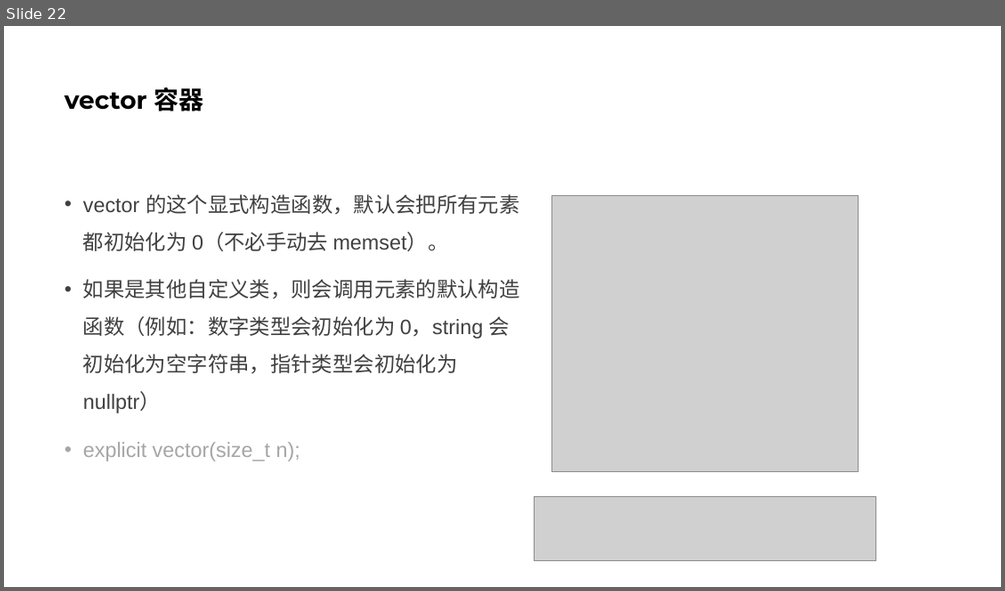
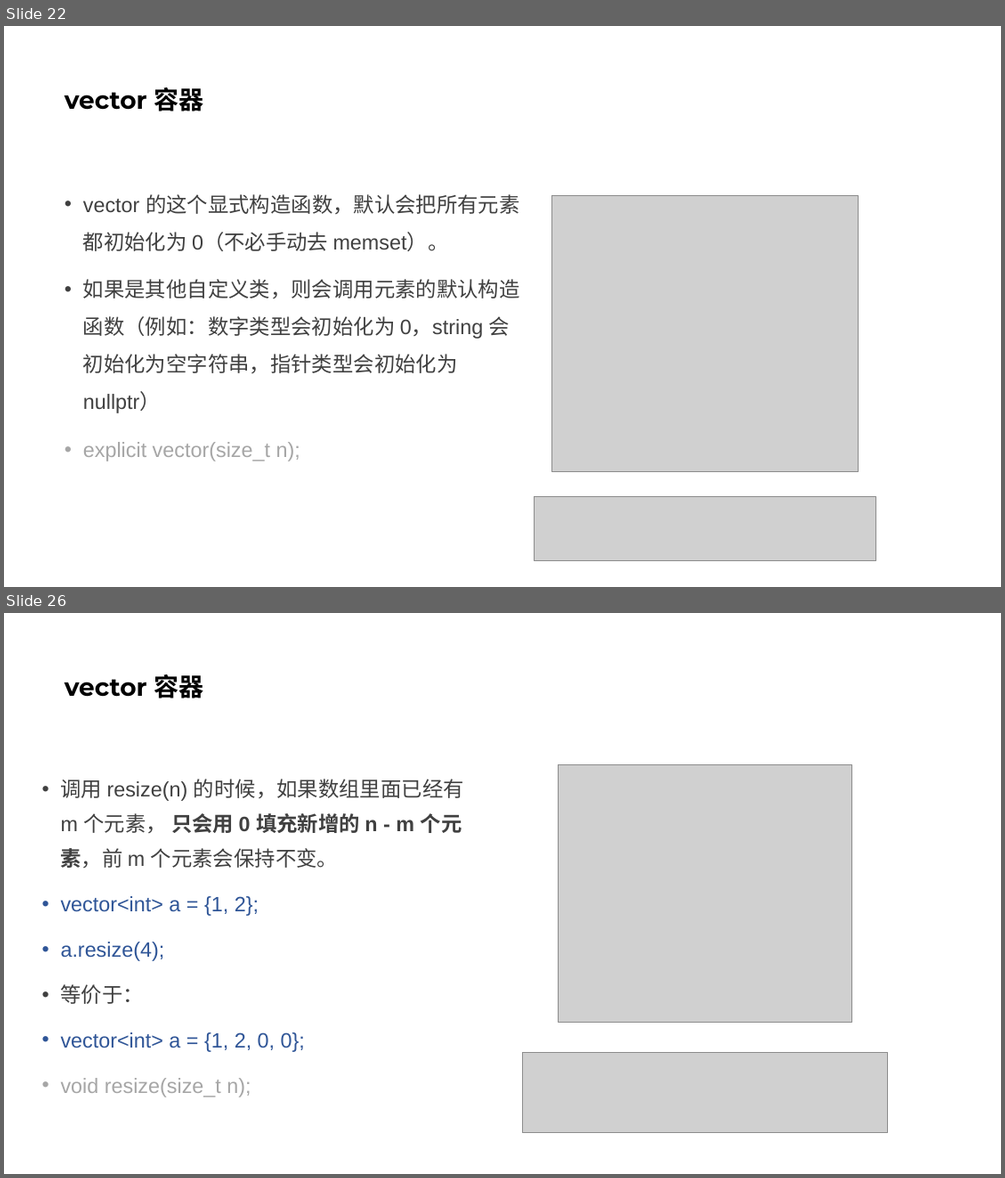
Before and after one commit to parallel101/course, a slide deck: 13/slides.pptx. Shown one above the other, each under a label of ours: slide 22 before the commit, slides 22 and 26 after it; the slides between them are not shown. The pictures are 1005x591 and 1005x1178 pixels, drawn with LibreOffice and Linux fonts; fonts in the diff are those of the drawing; grey boxes stand for pictures. Boxes give left, top, right and bottom in pixels: in the first picture for what was removed or moved away, otherwise in the second. Text is boxed around its words. In the diff, an @@ line names an element or a change of style, - is before the commit and + after.

```diff
--- a/13/slides.pptx
+++ b/13/slides.pptx
@@ slide 26 added at [4, 613, 1001, 1174], background #FFFFFF @@
@@ title added at [65, 674, 204, 698], 24 pt, text #000000, bold @@
+vector 容器
@@ picture added at [558, 765, 851, 1022] @@
@@ text added at [61, 779, 464, 1097], 20 pt, text #404040 @@
+• 调用 resize(n) 的时候，如果数组里面已经有 m 个元素， 只会用 0 填充新增的 n - m 个元素，前 m 个元素会保持不变。
+• vector<int> a = {1, 2};
+• a.resize(4);
+• 等价于：
+• vector<int> a = {1, 2, 0, 0};
+• void resize(size_t n);
@@ picture added at [522, 1052, 887, 1133] @@
```
Also in this commit, not shown: 3 slides changed, 1 other slide added, 5 other files.
